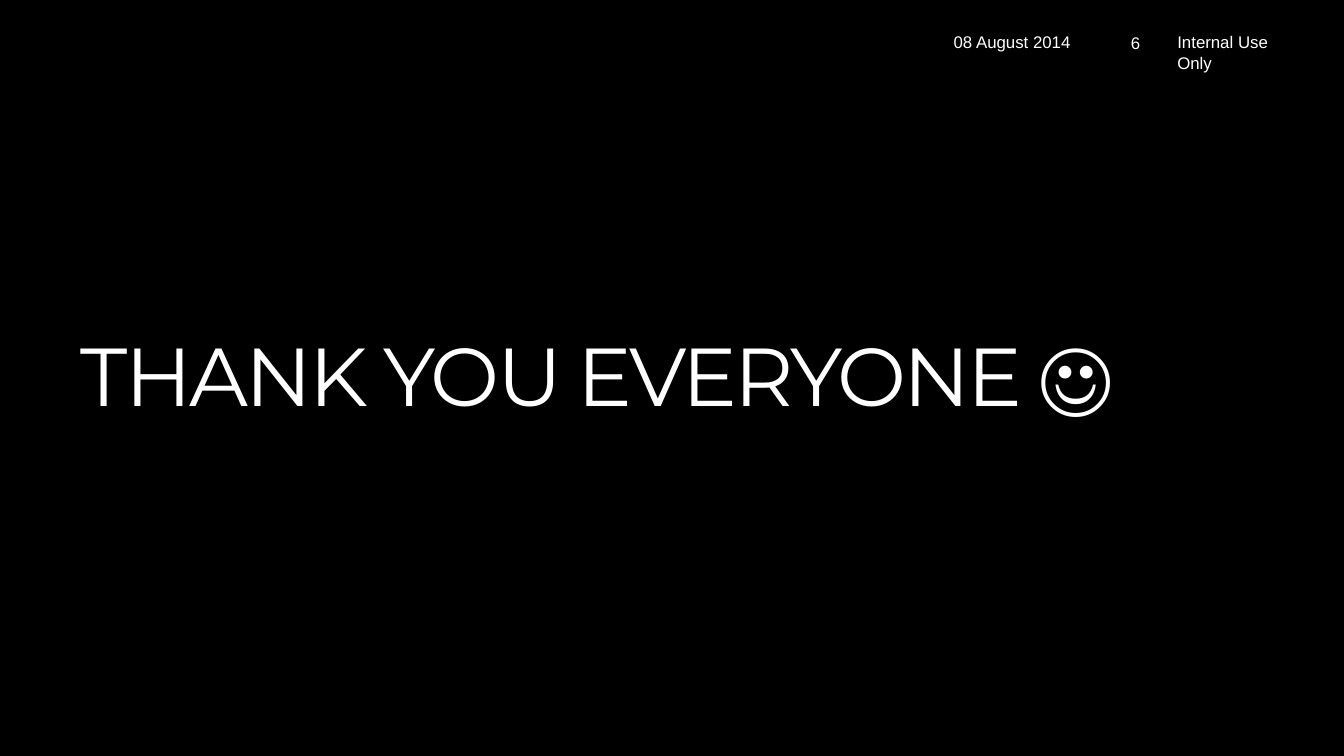
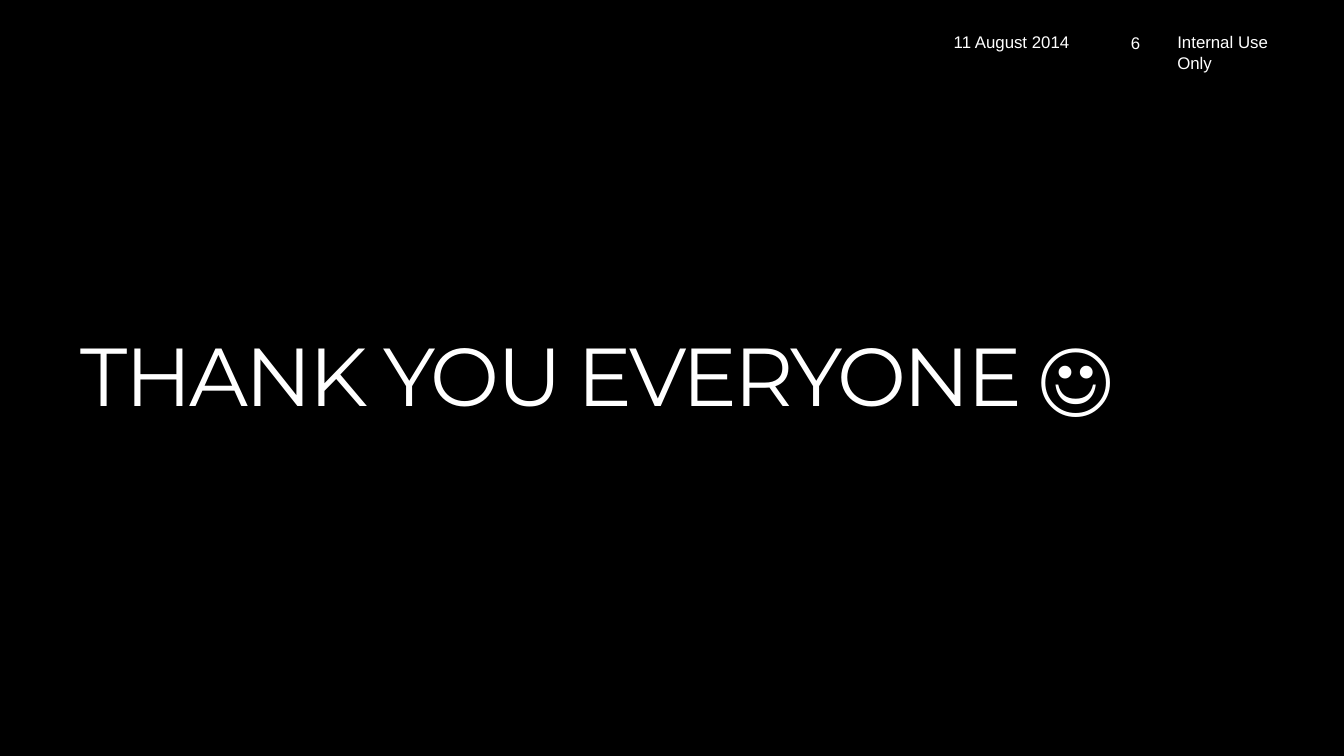
Before and after one commit to kipatelbb1/IoT_res, a slide deck: slide 6 of fts journey.pptx. Drawn at 1344x756 pixels with LibreOffice and Linux fonts; fonts in the diff are those of the drawing; background and template pictures are left out. Boxes give left, top, right and bottom in pixels: in the first picture for what was removed or moved away, otherwise in the second. Text is boxed around its words. In the diff, an @@ line names an element or a change of style, - is before the commit and + after.

```diff
--- a/fts journey.pptx
+++ b/fts journey.pptx
@@ text at (954, 36, 1069, 52): text changed @@
-08 August 2014
+11 August 2014
```
Also in this commit, not shown: 5 other slides changed, 2 other files.
